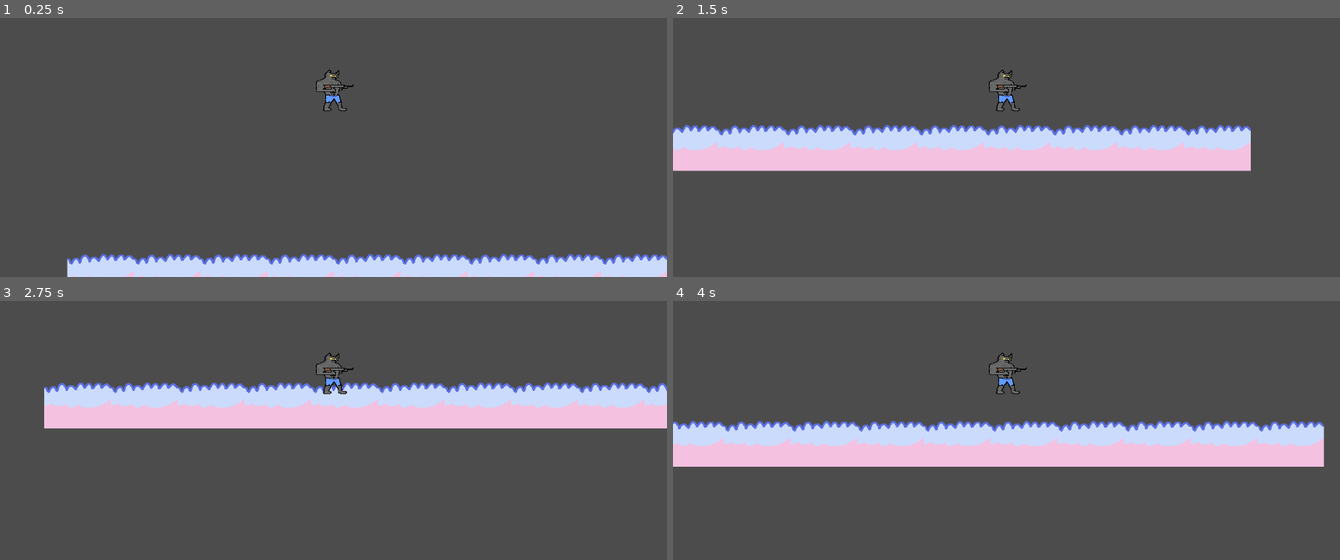
Above: before the commit, frames 1-4 (two rows, left to right).
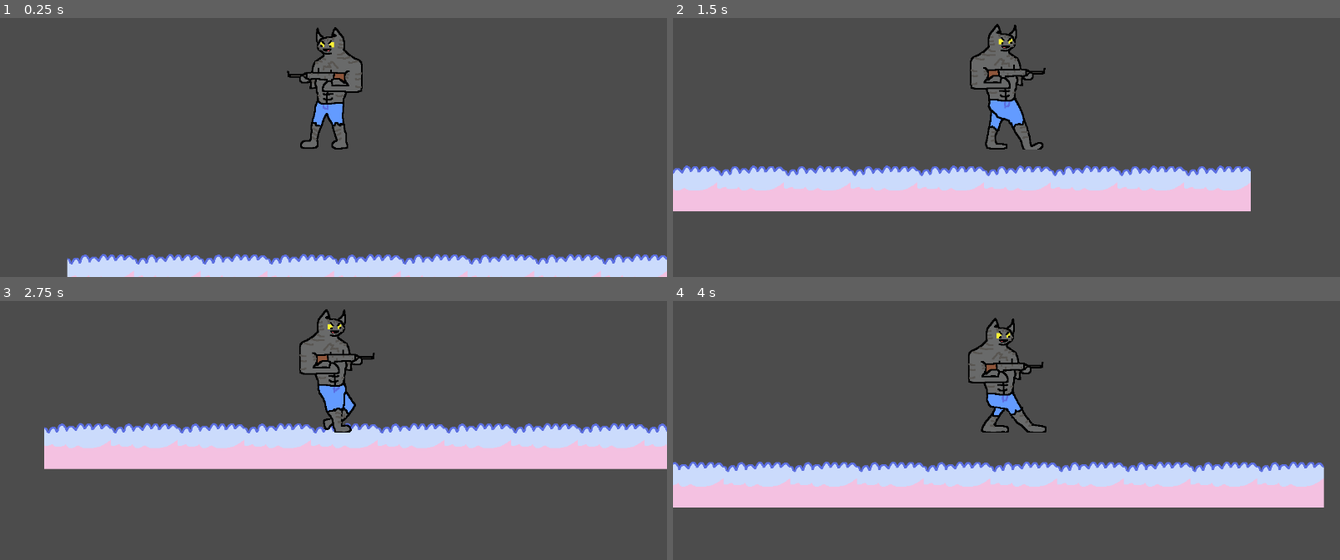
Above: after the commit, the same moments.

Repository: jhmauritz/Dream_Cats
Game: Godot game, scene res://Scenes/InGame.tscn
Same seed, same stepped clock (60 frames per second), same inputs: the game is played once before the commit and once after it.
Inputs (mouse positions are in pixels of both pictures, inside the frame that each line leads up to):
- Up to frame 1 (0.25 s): no input
- Up to frame 2 (1.5 s): move the mouse to (1153, 69) at 0.52 s; hold D (move_right) 0.53-1.25 s; click (1153, 69) at 0.67 s; tap Space (jump) at 0.77 s; drag from (873, 108) to (973, 165) at 1.27 s
- Up to frame 3 (2.75 s): move the mouse to (outside the picture) at 2.02 s; hold A (move_left) from 2.03 s (still down)
- Up to frame 4 (4 s): release A (move_left) at 2.75 s; drag from (973, 448) to (806, 316) at 2.77 s; move the mouse to (1206, 427) at 3.52 s; hold D (move_right) from 3.53 s (still down); tap Space (jump) at 3.77 s

The runs differ from the first frame. In frame 1, 2.0% of the frame differs, in the area x 43-55%, y 3-51%; in frame 2, 30%; in frame 3, 32%; in frame 4, 34%, in the area x 0-98%, y 6-80%.

Commit message:
adding player character animations

Diff:
--- a/Scenes/InGame.tscn
+++ b/Scenes/InGame.tscn
@@ -39,4 +39,4 @@
 format = 1
 tile_data = PoolIntArray( 655360, 0, 0, 655362, 0, 0, 655364, 0, 0, 655366, 0, 0, 655368, 0, 0, 655370, 0, 0, 655372, 0, 0, 655374, 0, 0, 655376, 0, 0, 655378, 0, 0 )
 
-[node name="Node2D" parent="." instance=ExtResource( 2 )]
+[node name="Player" parent="." instance=ExtResource( 2 )]
--- a/Scenes/playerScene.tscn
+++ b/Scenes/playerScene.tscn
@@ -1,10 +1,51 @@
-[gd_scene load_steps=4 format=2]
+[gd_scene load_steps=18 format=2]
 
-[ext_resource path="res://Sprites/Leo2.png" type="Texture" id=1]
+[ext_resource path="res://Sprites/PLayerSprite/LeoWalkRight3.png" type="Texture" id=1]
 [ext_resource path="res://Scripts/PlayerController.gd" type="Script" id=2]
+[ext_resource path="res://Sprites/PLayerSprite/LeoWalkRight4.png" type="Texture" id=3]
+[ext_resource path="res://Sprites/PLayerSprite/LeoWalkRight2.png" type="Texture" id=4]
+[ext_resource path="res://Sprites/PLayerSprite/LeoWalkRight5.png" type="Texture" id=5]
+[ext_resource path="res://Sprites/PLayerSprite/LeoIdleLeft3.png" type="Texture" id=6]
+[ext_resource path="res://Sprites/PLayerSprite/LeoIdleLeft2.png" type="Texture" id=7]
+[ext_resource path="res://Sprites/PLayerSprite/LeoIdleLeft1.png" type="Texture" id=8]
+[ext_resource path="res://Sprites/PLayerSprite/LeoWalkLeft2.png" type="Texture" id=9]
+[ext_resource path="res://Sprites/PLayerSprite/LeoWalkLeft1.png" type="Texture" id=10]
+[ext_resource path="res://Sprites/PLayerSprite/LeoWalkLeft3.png" type="Texture" id=11]
+[ext_resource path="res://Sprites/PLayerSprite/LeoIdleright2.png" type="Texture" id=12]
+[ext_resource path="res://Sprites/PLayerSprite/LeoWalkLeft4.png" type="Texture" id=13]
+[ext_resource path="res://Sprites/PLayerSprite/LeoIdleright3.png" type="Texture" id=14]
+[ext_resource path="res://Sprites/PLayerSprite/LeoIdleright1.png" type="Texture" id=15]
 
 [sub_resource type="RectangleShape2D" id=1]
-extents = Vector2( 32.0879, 40.4297 )
+extents = Vector2( 61.1179, 118.735 )
+
+[sub_resource type="SpriteFrames" id=2]
+animations = [ {
+"frames": [  ],
+"loop": true,
+"name": "default",
+"speed": 5.0
+}, {
+"frames": [ ExtResource( 15 ), ExtResource( 12 ), ExtResource( 14 ) ],
+"loop": true,
+"name": "IdleRight",
+"speed": 5.0
+}, {
+"frames": [ ExtResource( 10 ), ExtResource( 9 ), ExtResource( 11 ), ExtResource( 13 ) ],
+"loop": true,
+"name": "WalkLeft",
+"speed": 5.0
+}, {
+"frames": [ ExtResource( 4 ), ExtResource( 1 ), ExtResource( 3 ), ExtResource( 5 ) ],
+"loop": true,
+"name": "WalkRight",
+"speed": 5.0
+}, {
+"frames": [ ExtResource( 8 ), ExtResource( 7 ), ExtResource( 6 ) ],
+"loop": true,
+"name": "IdleLeft",
+"speed": 5.0
+} ]
 
 [node name="Node2D" type="Node2D"]
 position = Vector2( 510.268, 298.601 )
@@ -22,11 +63,11 @@
 [node name="CollisionShape2D" type="CollisionShape2D" parent="Player/KinematicBody2D"]
 shape = SubResource( 1 )
 
-[node name="Cat" type="Sprite" parent="Player/KinematicBody2D/CollisionShape2D"]
-position = Vector2( 0.316803, -4.78613 )
-scale = Vector2( 0.500968, 0.335898 )
-texture = ExtResource( 1 )
-
 [node name="Camera2D" type="Camera2D" parent="Player/KinematicBody2D"]
 position = Vector2( 4.18641, -2.30441 )
 current = true
+
+[node name="AnimatedSprite" type="AnimatedSprite" parent="Player/KinematicBody2D"]
+position = Vector2( 1.4982, -16.4814 )
+frames = SubResource( 2 )
+animation = "IdleLeft"
--- a/Scripts/PlayerController.gd
+++ b/Scripts/PlayerController.gd
@@ -12,6 +12,7 @@
 func get_input():
 	var dir = 0
 	if Input.is_action_pressed("move_right"):
+		$AnimatedSprite.play("WalkRight")
 		dir += 1
 	if Input.is_action_pressed("move_left"):
 		dir -= 1
Renamed: Sprites/Leo2.png -> Sprites/PLayerSprite/Leo2.png
Not shown, added: Sprites/PLayerSprite/Leo2.png.import
Binary file added: Sprites/PLayerSprite/LeoIdleLeft1.png
Not shown, added: Sprites/PLayerSprite/LeoIdleLeft1.png.import
Binary file added: Sprites/PLayerSprite/LeoIdleLeft2.png
Not shown, added: Sprites/PLayerSprite/LeoIdleLeft2.png.import
Binary file added: Sprites/PLayerSprite/LeoIdleLeft3.png
Not shown, added: Sprites/PLayerSprite/LeoIdleLeft3.png.import
Binary file added: Sprites/PLayerSprite/LeoIdleright1.png
Not shown, added: Sprites/PLayerSprite/LeoIdleright1.png.import
Binary file added: Sprites/PLayerSprite/LeoIdleright2.png
Not shown, added: Sprites/PLayerSprite/LeoIdleright2.png.import
(and 20 more such lines)
